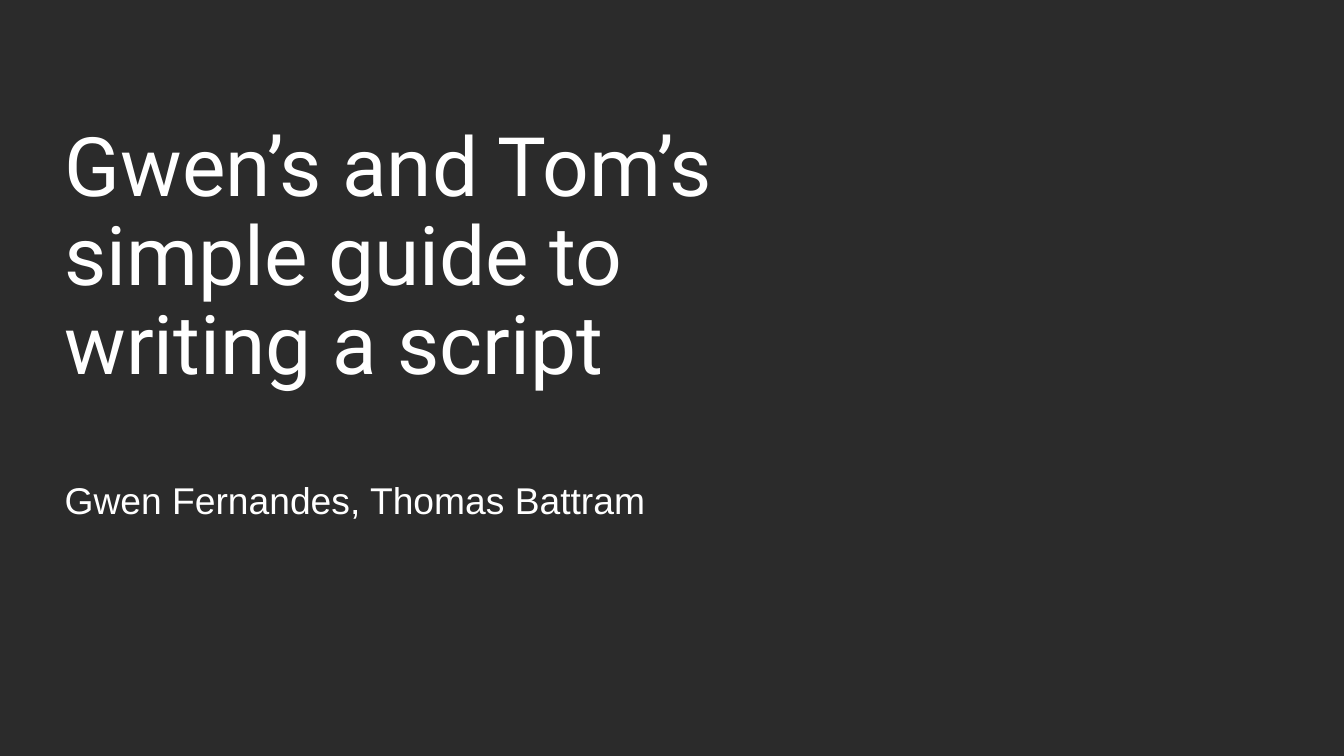
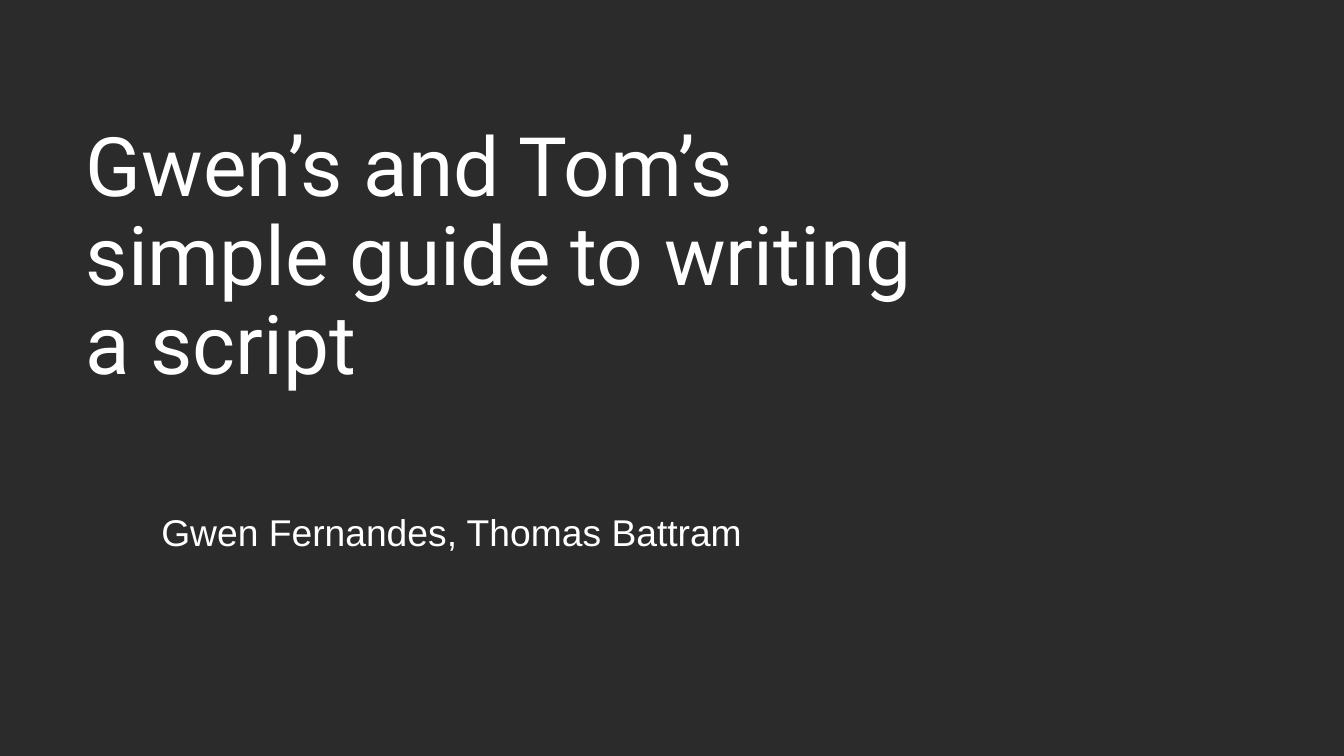
Before and after one commit to thomasbattram/how_to_write_a_script, a slide deck: slide 1 of slides/how_to_write_a_script.pptx. Drawn at 1344x756 pixels with LibreOffice and Linux fonts; fonts in the diff are those of the drawing; background and template pictures are left out; a plain dark background stands for a picture behind light text. Boxes give left, top, right and bottom in pixels: in the first picture for what was removed or moved away, otherwise in the second. Text is boxed around its words. In the diff, an @@ line names an element or a change of style, - is before the commit and + after.

```diff
--- a/slides/how_to_write_a_script.pptx
+++ b/slides/how_to_write_a_script.pptx
@@ title "Gwen’s and Tom’s simple guide ..." rewrapped from bbox=[65, 134, 712, 391] to bbox=[86, 134, 911, 391] @@
@@ subtitle "Gwen Fernandes, Thomas Battram": place and size @@
-subtitle "Gwen Fernandes, Thomas Battram" at bbox=[65, 487, 645, 519]
+subtitle "Gwen Fernandes, Thomas Battram" at bbox=[161, 519, 742, 551]
```
Also in this commit, not shown: 5 other slides changed, 4 slides added, 1 other file.
